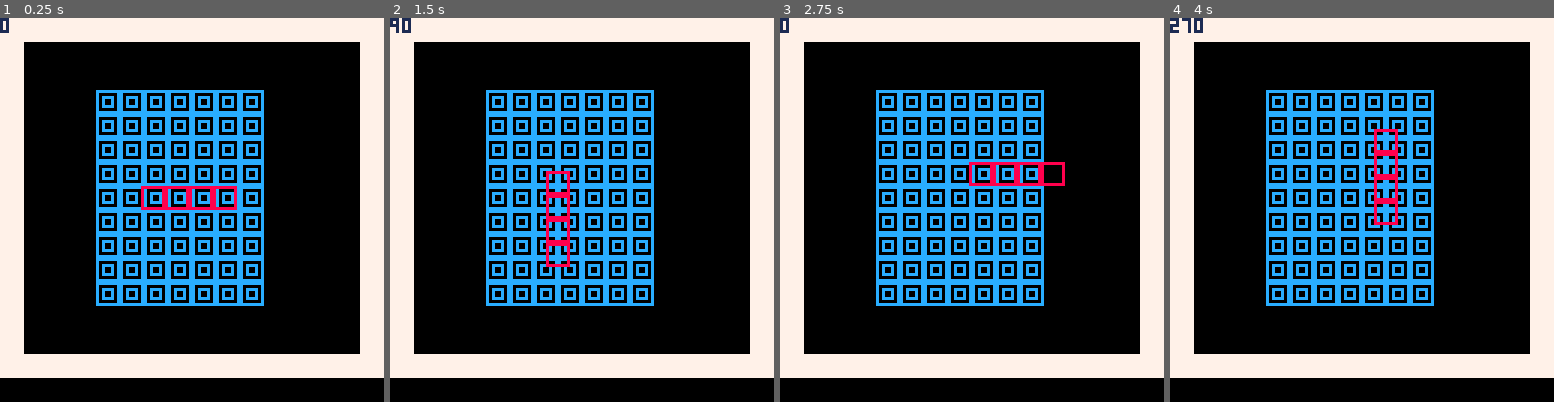
Above: before the commit, frames 1-4 (left to right).
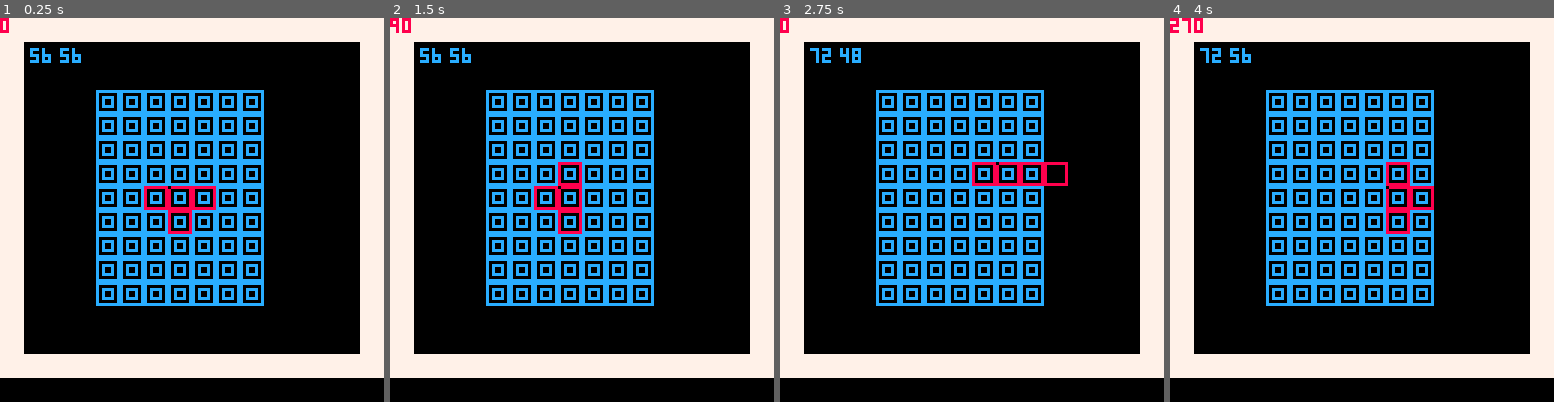
Above: after the commit, the same moments.

Repository: ManlishPotato/carts
Game: PICO-8 cartridge advcol2/colinmem.p8
Two runs of this game, one before a commit and one after it. Both use one fixed random seed, a clock stepped at 60 frames per second and the inputs below.
Inputs:
- Up to frame 1 (0.25 s): no input
- Up to frame 2 (1.5 s): tap X (X key) at 0.33, 1.07 s; tap O (Z key) at 0.7 s
- Up to frame 3 (2.75 s): hold Right 1.6-2.1 s; tap O (Z key) at 1.7, 2.1, 2.5 s; tap X (X key) at 1.85 s; hold Up 2.15-2.42 s; hold Right from 2.47 s (still down)
- Up to frame 4 (4 s): tap O (Z key) at 2.9, 3.3, 3.7 s; tap X (X key) at 2.97 s; release Right at 3.03 s; hold Left 3.08-3.58 s; hold Down 3.63-3.97 s

The runs differ from the first frame. In frame 1, 0.9% of the frame differs, in the area x 0-62%, y 0-57%; in frame 2, 1.6%; in frame 3, 0.7%; in frame 4, 1.7%, in the area x 0-69%, y 0-57%.

Commit message:
Live sprite change
Change tetramino with x button!

Diff:
--- a/advcol2/colinmem.p8
+++ b/advcol2/colinmem.p8
@@ -7,12 +7,13 @@
 
 p1.spr=2
 p1.r=0
+p1.sel=2
 
-tet_i={52,56, -5,0,4} --1
-tet_t={50,50, -8 ,0,3, 0,8,1} --2
+tet_i={56,56, -8,0,4} --1
+tet_t={56,56, -8,0,3, 0,8,1} --2
 
 function _init()
-	table=tet_i --Set start tetramino
+	table=tet_t --Set start tetramino
 	p1.x,p1.y=table[1],table[2] --Set start pos
 end
 
@@ -21,10 +22,14 @@
 	map(0,0,0,0,16,16)
 
 	move()
-	pset(p1.x,p1.y,4)
 	drawspr()
 
-	print(p1.r,nil,nil,1)
+	pset(p1.x,p1.y,0)
+
+	print(p1.x,10,10,12)
+	print(p1.y,20,10,12)
+
+	print(p1.r,nil,nil,8)
 end
 
 function move()
@@ -33,9 +38,17 @@
 	if(btnp(2)) then p1.y-=8 end
 	if(btnp(3)) then p1.y+=8 end
 
+	--rotation buttonMap
 	if(btnp(4)) then p1.r+=90 end
+	if(p1.r>270) then p1.r=0 end
 
-	if(p1.r>270) then p1.r=0 end
+	--selection buttonMap
+	if(btnp(5)) then p1.sel+=1 end
+	if(p1.sel>2) then p1.sel=1 end
+
+	--Mapping tetraminoes to p1 selection
+	if(p1.sel==1) then table=tet_i end
+	if(p1.sel==2) then table=tet_t end
 end
 
 function drawspr()
